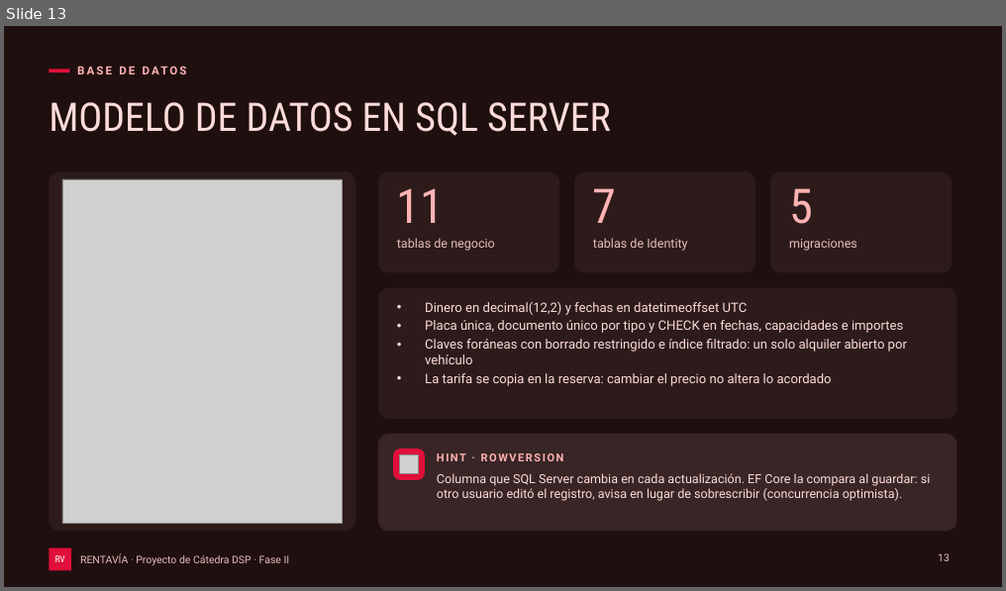
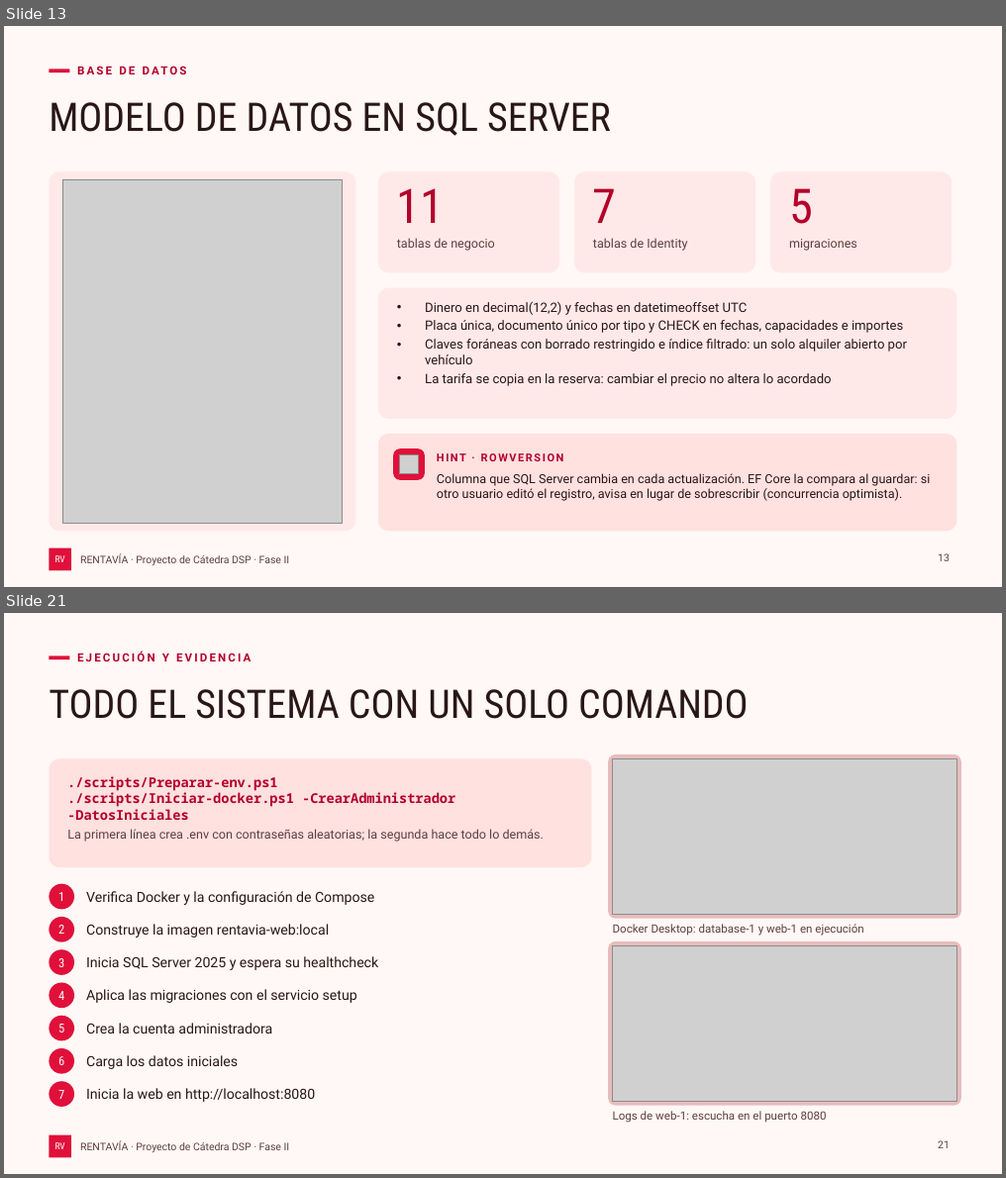
Before and after one commit to caleb-bvm/Rentavia, a slide deck: docs/fase-2/Rentavia-Presentacion.pptx. Shown one above the other, each under a label of ours: slide 13 before the commit, slides 13 and 21 after it; the slides between them are not shown. The pictures are 1006x591 and 1006x1178 pixels, drawn with LibreOffice and Linux fonts; fonts in the diff are those of the drawing; grey boxes stand for pictures. Boxes give left, top, right and bottom in pixels: in the first picture for what was removed or moved away, otherwise in the second. Text is boxed around its words. In the diff, an @@ line names an element or a change of style, - is before the commit and + after.

Commit message:
docs: presentación en modo claro y con Docker como sección propia
Usa el esquema claro de site.css y capturas de la interfaz en claro.
Docker pasa a ser la sección 06 con cuatro diapositivas: conceptos,
Dockerfile multietapa, servicios de Compose y ejecución con evidencia
de Docker Desktop.

```diff
--- a/docs/fase-2/Rentavia-Presentacion.pptx
+++ b/docs/fase-2/Rentavia-Presentacion.pptx
@@ slide 21 added at [4, 613, 1002, 1174], background #FFF8F7; not listed: 4 template elements that a slide beside it also shows @@
@@ text added at [77, 652, 251, 662], 11 pt, text #B4002B, bold @@
+EJECUCIÓN Y EVIDENCIA
@@ title added at [49, 689, 748, 719], 38 pt, text #291717 @@
+TODO EL SISTEMA CON UN SOLO COMANDO
@@ rounded rectangle added at [49, 759, 592, 867], fill #FFE1E0 @@
@@ rounded rectangle added at [608, 755, 961, 919], fill #E6BDBC @@
@@ picture added at [613, 759, 957, 914] @@
@@ text added at [67, 776, 455, 820], 13 pt, text #B4002B, bold @@
+./scripts/Preparar-env.ps1
+./scripts/Iniciar-docker.ps1 -CrearAdministrador -DatosIniciales
@@ text added at [67, 829, 544, 842], 12 pt, text #5D3F3F @@
+La primera línea crea .env con contraseñas aleatorias; la segunda hace todo lo demás.
@@ ellipse added at [49, 884, 74, 909], fill #E0103A @@
@@ text added at [58, 892, 64, 901], 12 pt, text #FFF8F7 @@
+1
@@ text added at [86, 891, 374, 905], 13.5 pt, text #291717 @@
+Verifica Docker y la configuración de Compose
@@ ellipse added at [49, 917, 74, 943], fill #E0103A @@
@@ text added at [58, 925, 64, 934], 12 pt, text #FFF8F7 @@
+2
@@ text added at [86, 924, 329, 938], 13.5 pt, text #291717 @@
+Construye la imagen rentavia-web:local
@@ text added at [613, 924, 863, 936], 11 pt, text #5D3F3F @@
+Docker Desktop: database-1 y web-1 en ejecución
@@ ellipse added at [49, 950, 74, 975], fill #E0103A @@
@@ text added at [58, 959, 64, 967], 12 pt, text #FFF8F7 @@
+3
@@ text added at [86, 957, 378, 970], 13.5 pt, text #291717 @@
+Inicia SQL Server 2025 y espera su healthcheck
@@ rounded rectangle added at [608, 942, 961, 1106], fill #E6BDBC @@
@@ picture added at [613, 947, 957, 1101] @@
@@ ellipse added at [49, 983, 74, 1008], fill #E0103A @@
@@ text added at [58, 991, 64, 1000], 12 pt, text #FFF8F7 @@
+4
@@ text added at [86, 989, 357, 1003], 13.5 pt, text #291717 @@
+Aplica las migraciones con el servicio setup
@@ ellipse added at [49, 1016, 74, 1042], fill #E0103A @@
@@ text added at [58, 1024, 64, 1033], 12 pt, text #FFF8F7 @@
+5
@@ text added at [86, 1023, 272, 1034], 13.5 pt, text #291717 @@
+Crea la cuenta administradora
@@ ellipse added at [49, 1049, 74, 1074], fill #E0103A @@
@@ text added at [58, 1057, 64, 1065], 12 pt, text #FFF8F7 @@
+6
@@ text added at [86, 1056, 238, 1069], 13.5 pt, text #291717 @@
+Carga los datos iniciales
@@ ellipse added at [49, 1081, 74, 1107], fill #E0103A @@
@@ text added at [58, 1090, 64, 1099], 12 pt, text #FFF8F7 @@
+7
@@ text added at [86, 1088, 315, 1102], 13.5 pt, text #291717 @@
+Inicia la web en http://localhost:8080
@@ text added at [613, 1111, 827, 1123], 11 pt, text #5D3F3F @@
+Logs de web-1: escucha en el puerto 8080
@@ page number added at [938, 1141, 949, 1149], 10 pt, text #5D3F3F @@
+21
@@ slide 13 changed as well @@
@@ background #1F0F0F to #FFF8F7 @@
@@ fill #2D1B1B to #FFE9E8 in 5 elements at [378, 172, 559, 274], [574, 172, 755, 274], [770, 172, 951, 274], [378, 288, 957, 419], [49, 172, 355, 531] @@
@@ rounded rectangle at [378, 434, 957, 531]: fill #392525 to #FFE1E0 @@
@@ text colour #FFB3B3 to #B4002B in 5 elements at [77, 59, 751, 83], [397, 188, 445, 223], [593, 188, 617, 223], [789, 188, 813, 224], [437, 454, 564, 462] @@
@@ text colour #FCDBDA to #291717 in 3 elements at [49, 102, 611, 136], [425, 301, 907, 386], [437, 473, 931, 501] @@
@@ text colour #E6BDBC to #5D3F3F in 5 elements at [397, 238, 495, 251], [593, 238, 687, 251], [789, 239, 857, 251], [938, 554, 949, 562], [80, 554, 290, 566] @@
```
Also in this commit, not shown: 24 other slides changed, 4 other slides added, 1 slide removed.
